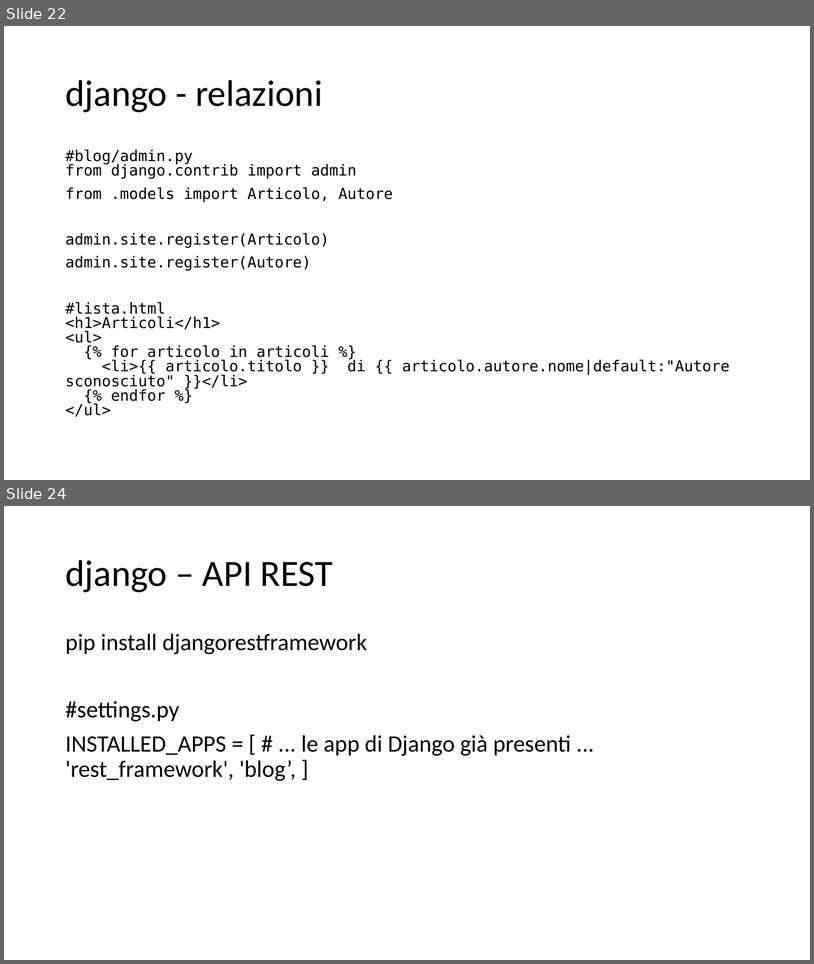
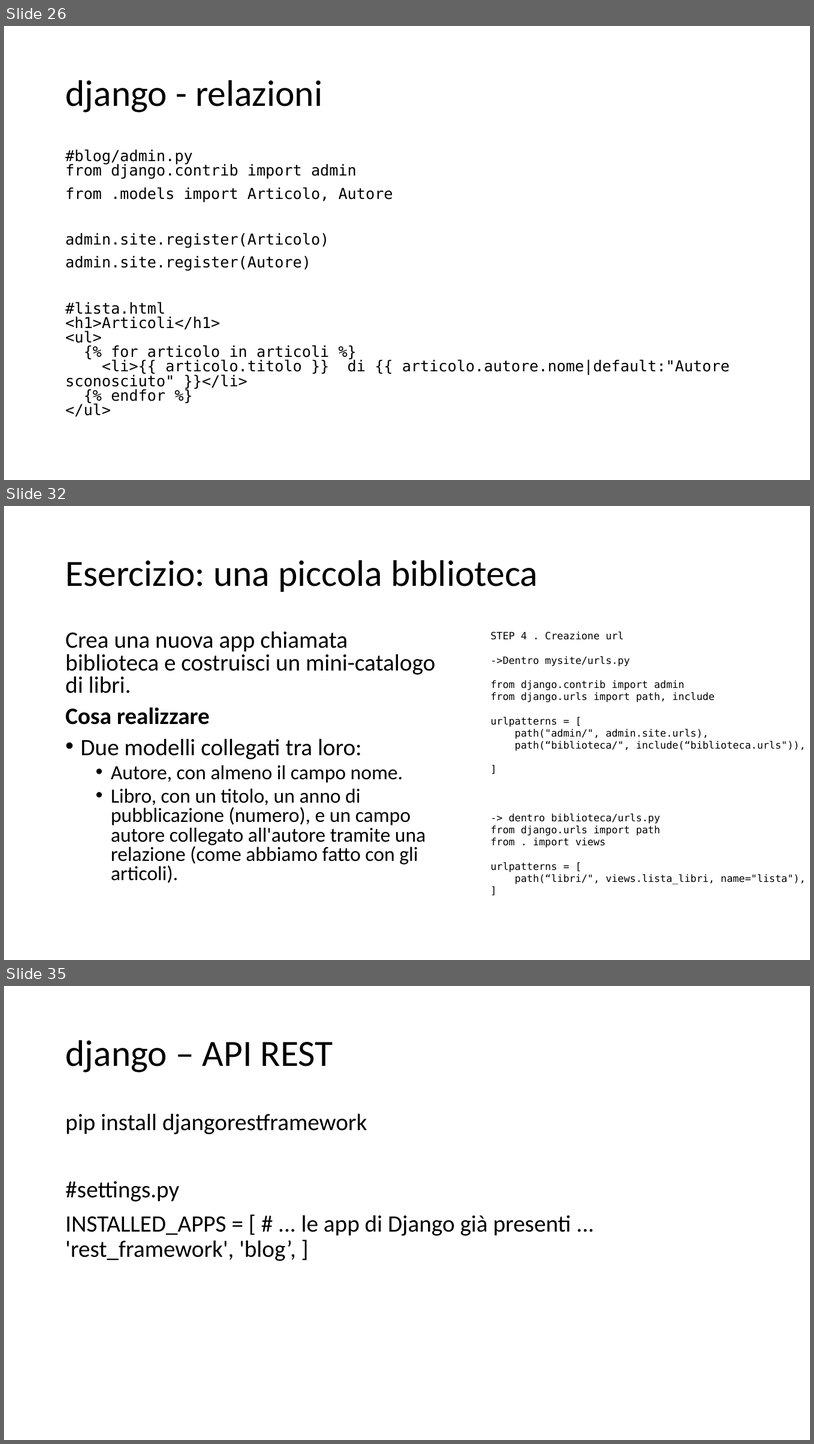
Before and after one commit to dipialx/Corso-Python, a slide deck: Lez4.pptx. Shown one above the other, each under a label of ours: slides 22 and 24 before the commit, slides 26, 32 and 35 after it; the slides between them are not shown. The pictures are 814x964 and 814x1444 pixels, drawn with LibreOffice and Linux fonts; fonts in the diff are those of the drawing. Boxes give left, top, right and bottom in pixels: in the first picture for what was removed or moved away, otherwise in the second. Text is boxed around its words. In the diff, an @@ line names an element or a change of style, - is before the commit and + after.

```diff
--- a/Lez4.pptx
+++ b/Lez4.pptx
@@ slide 32 added at (4, 506, 810, 960), background #FFFFFF @@
@@ title added at (65, 560, 538, 592), 44 pt, text #000000 @@
+Esercizio: una piccola biblioteca
@@ text added at (65, 631, 435, 883), 24 pt, text #000000 @@
+Crea una nuova app chiamata biblioteca e costruisci un mini-catalogo di libri.
+Cosa realizzare
+• Due modelli collegati tra loro:
+  • Autore, con almeno il campo nome.
+  • Libro, con un titolo, un anno di pubblicazione (numero), e un campo autore collegato all'autore tramite una relazione (come abbiamo fatto con gli articoli).
@@ text added at (491, 631, 806, 884), 12 pt, text #000000 @@
+STEP 4 . Creazione url
+->Dentro mysite/urls.py
+from django.contrib import admin
+from django.urls import path, include
+urlpatterns = [
+path("admin/", admin.site.urls),
+path(“biblioteca/", include(“biblioteca.urls")),
+]
+-> dentro biblioteca/urls.py
+from django.urls import path
+from . import views
+urlpatterns = [
+path(“libri/", views.lista_libri, name="lista"),
+]
@@ what was slide 22 is now slide 26 @@
@@ what was slide 24 is now slide 35 @@
```
Also in this commit, not shown: 2 slides changed, 11 other slides added, 3 other files.
